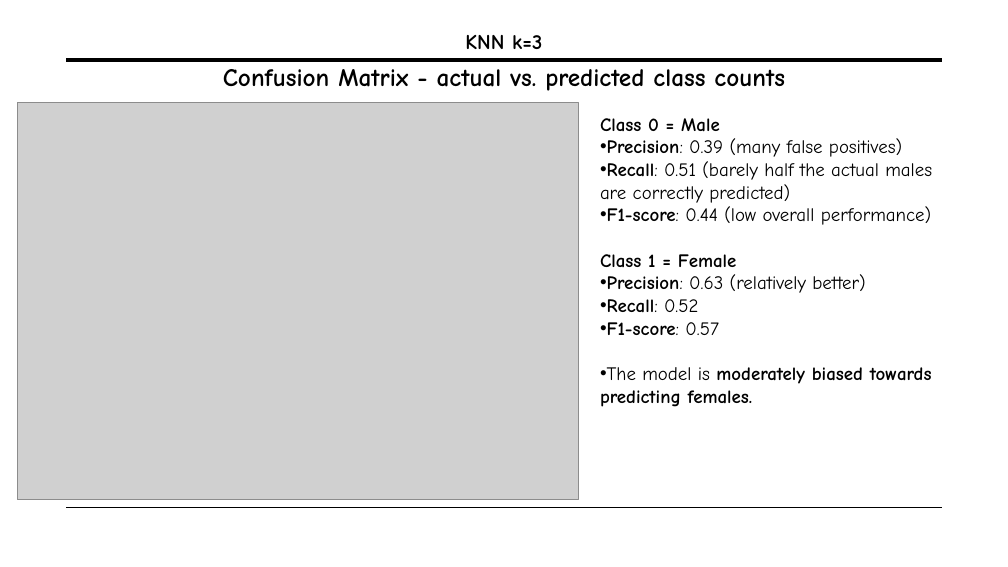
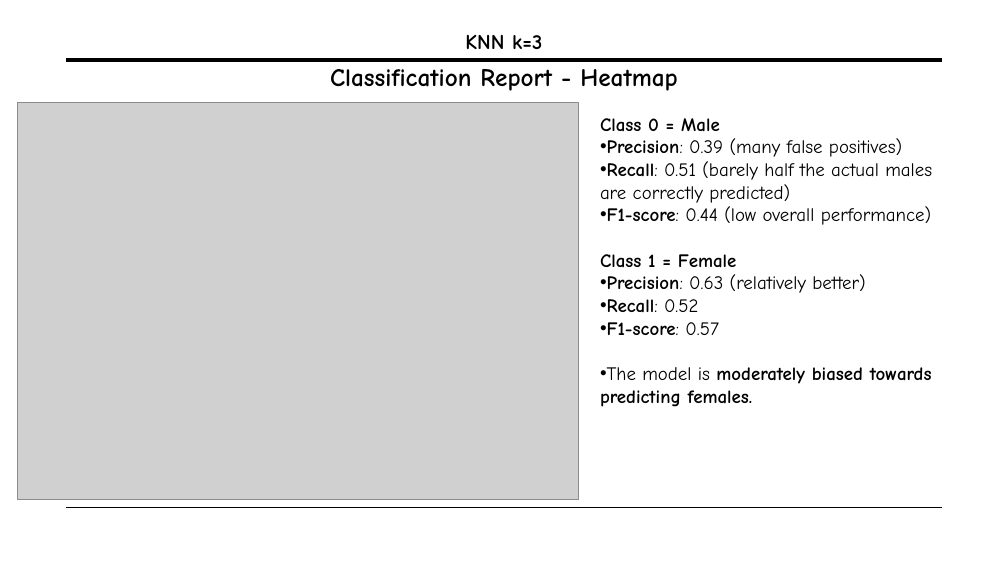
Before and after one commit to Becky139/Retail-Customer-Behavior-Analysis-using-Machine-Learning-Tableau, a slide deck: slide 23 of Team B Presentation (3).pptx. Drawn at 1008x567 pixels with LibreOffice and Linux fonts; fonts in the diff are those of the drawing; grey boxes stand for pictures. Boxes give left, top, right and bottom in pixels: in the first picture for what was removed or moved away, otherwise in the second. Text is boxed around its words. In the diff, an @@ line names an element or a change of style, - is before the commit and + after.

```diff
--- a/Team B Presentation (3).pptx
+++ b/Team B Presentation (3).pptx
@@ text at bbox=[330, 69, 677, 91]: text changed @@
-Confusion Matrix - actual vs. predicted class counts
+Classification Report - Heatmap
```
Also in this commit, not shown: 2 other slides changed.
